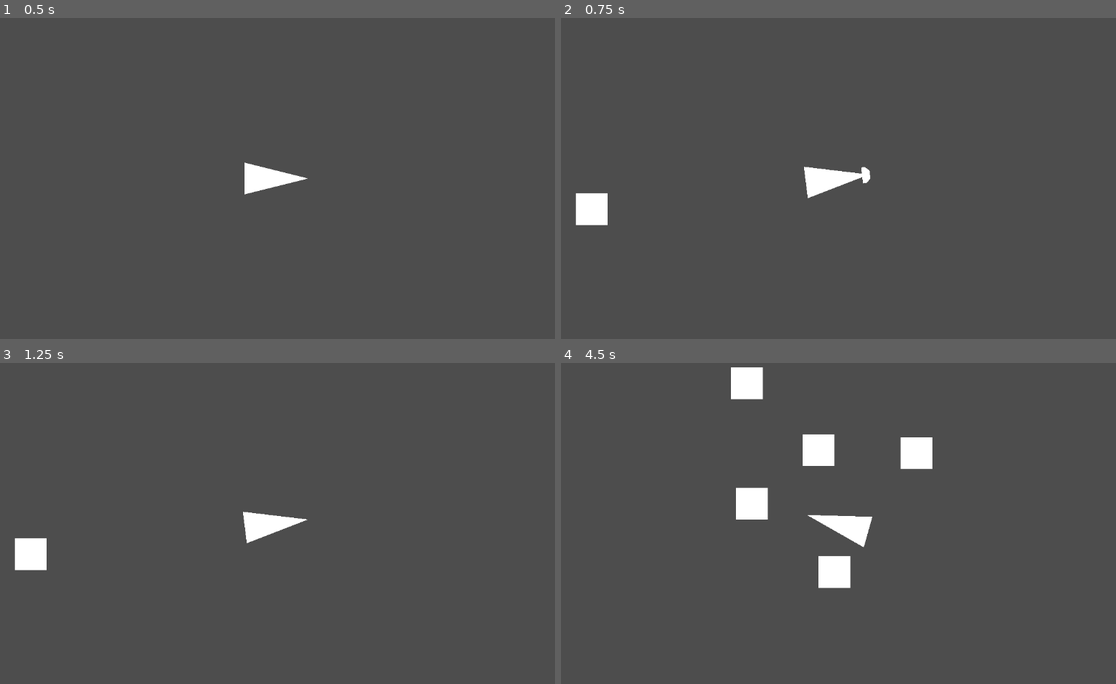
Above: before the commit, frames 1-4 (two rows, left to right).
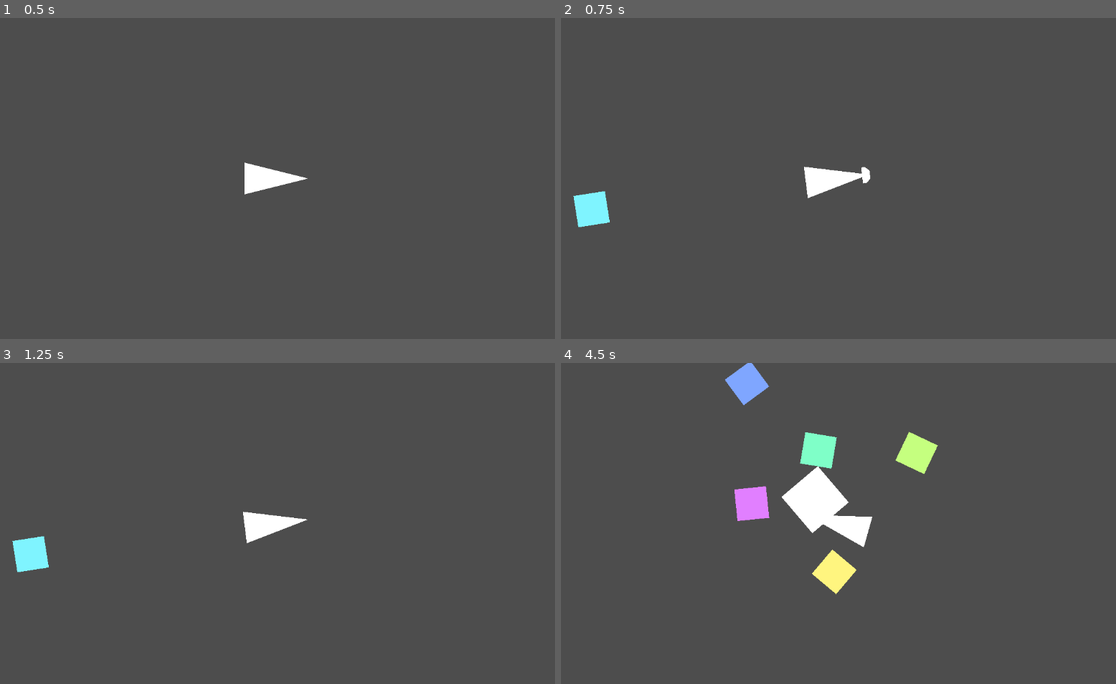
Above: after the commit, the same moments.

Repository: BlurryGames/GodotFundamentals
Game: Godot game, scene res://level.tscn
The game is run twice, just before and just after one commit, with the same random seed, the same clock (stepped at 60 frames per second) and the same inputs.
Inputs (mouse positions are in pixels of both pictures, inside the frame that each line leads up to):
- Up to frame 1 (0.5 s): no input
- Up to frame 2 (0.75 s): tap Enter at 0.5 s; move the mouse to (966, 162) at 0.52 s; click (966, 162) at 0.67 s
- Up to frame 3 (1.25 s): no input
- Up to frame 4 (4.5 s): move the mouse to (721, 539) at 1.27 s; click (721, 539) at 1.42 s; move the mouse to (894, 452) at 2.02 s; click (894, 452) at 2.17 s; move the mouse to (810, 587) at 2.77 s; click (810, 587) at 2.92 s; move the mouse to (1010, 571) at 3.52 s; click (1010, 571) at 3.67 s; move the mouse to (666, 475) at 4.27 s; click (666, 475) at 4.42 s

Frame 1 is identical in both runs. In frame 2, 0.6% of the frame differs, in the area x 2-9%, y 53-66%; in frame 3, 0.6%; in frame 4, 4.5%, in the area x 29-68%, y 0-73%.

Commit message:
Section1: Get Started Project / Lesson9: Enemy Juice

Diff:
--- a/enemy.gd
+++ b/enemy.gd
@@ -1,9 +1,20 @@
 class_name Enemy extends Area2D
+
+@onready var polygon: Polygon2D = $Polygon2D
 
 func _init() -> void:
 	body_entered.connect(_on_body_entered)
 
+func _ready() -> void:
+	set_rotation_degrees(randf_range(0.0, 360.0))
+	polygon.color.s = 0.5
+	polygon.color.h = randf()
+
 func _on_body_entered(body: Node2D) -> void:
 	if body is RigidBody2D:
 		body.queue_free()
+		polygon.set_color(Color.WHITE)
+		set_scale(get_scale() * 1.5)
+		set_collision_mask(0)
+		await get_tree().create_timer(0.05).timeout
 		queue_free()
